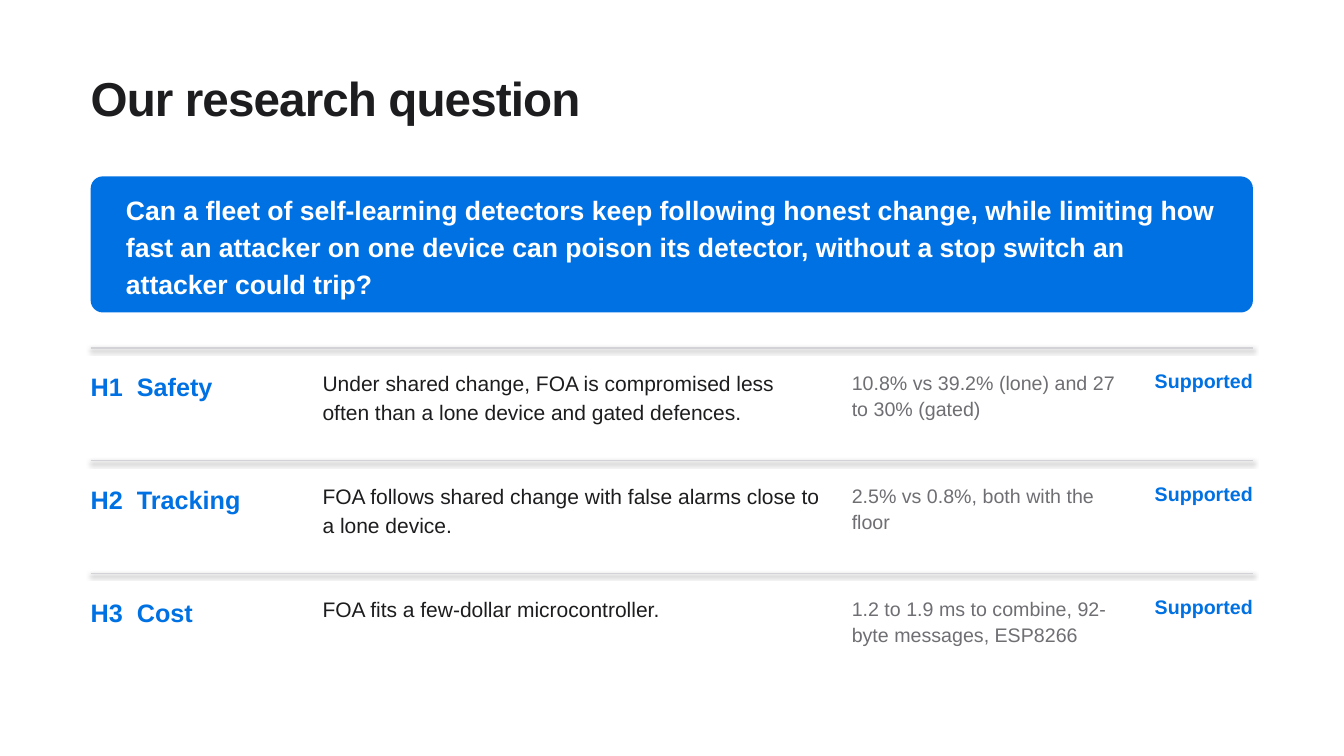
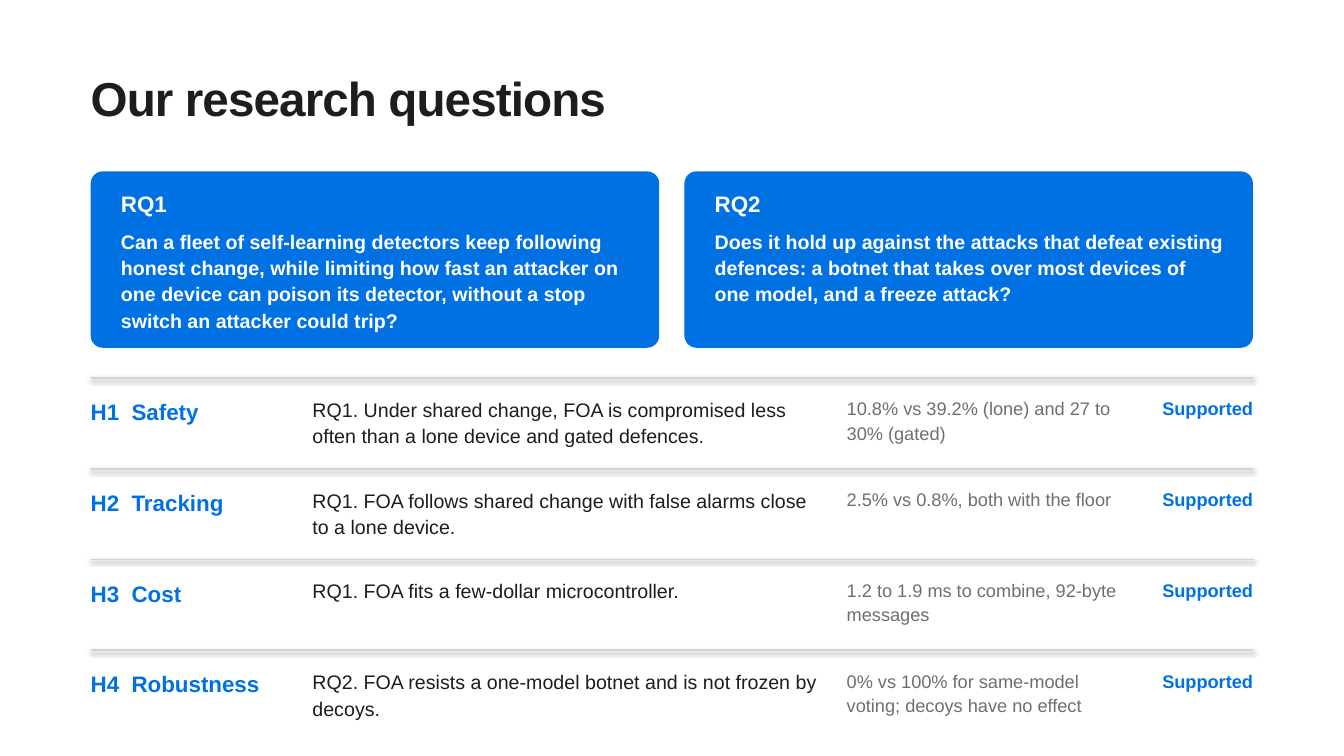
Before and after one commit to IOT-snu/brainstorming, a slide deck: slide 20 of G04_FOA_Final.pptx. Drawn at 1344x756 pixels with LibreOffice and Linux fonts; fonts in the diff are those of the drawing. Boxes give left, top, right and bottom in pixels: in the first picture for what was removed or moved away, otherwise in the second. Text is boxed around its words. In the diff, an @@ line names an element or a change of style, - is before the commit and + after.

Commit message:
Add a second research question and hypothesis H4

```diff
--- a/G04_FOA_Final.pptx
+++ b/G04_FOA_Final.pptx
@@ text at (91, 81, 605, 126): text changed @@
-Our research question
+Our research questions
@@ rounded rectangle: place and size @@
-rounded rectangle at (91, 176, 1253, 313)
+rounded rectangle at (91, 171, 659, 348)
@@ rounded rectangle at (91, 171, 659, 348): proportions changed @@
@@ rounded rectangle added at (685, 171, 1253, 348), fill #0071E3 @@
@@ text added at (121, 196, 167, 217), 16 pt, text #FFFFFF, bold @@
+RQ1
@@ text added at (715, 196, 761, 217), 16 pt, text #FFFFFF, bold @@
+RQ2
@@ text "Can a fleet of self-learning ...": place and size @@
-text "Can a fleet of self-learning ..." at (126, 200, 1214, 299)
+text "Can a fleet of self-learning ..." at (121, 234, 618, 332)
@@ text "Can a fleet of self-learning ..." at (121, 234, 618, 332): size 19 to 14 pt; line spacing 1.15 to 1.12; vertical alignment middle to top @@
@@ text added at (715, 234, 1222, 304), 14 pt, text #FFFFFF, bold @@
+Does it hold up against the attacks that defeat existing defences: a botnet that takes over most devices of one model, and a freeze attack?
@@ line moved from (91, 348) - (1253, 348) to (91, 378) - (1253, 378) @@
@@ size 18 to 16 pt in 3 elements at (91, 494, 224, 516), (91, 586, 182, 603), (91, 403, 199, 425) @@
@@ text "H1 Safety": place and size @@
-text "H1 Safety" at (91, 377, 213, 402)
+text "H1 Safety" at (91, 403, 199, 425)
@@ text at (312, 402, 786, 447): text changed; size 15 to 14 pt @@
-Under shared change, FOA is compromised less often than a lone device and gated defences.
+RQ1. Under shared change, FOA is compromised less often than a lone device and gated defences.
@@ text "10.8% vs 39.2% (lone) and ...": place and size @@
-text "10.8% vs 39.2% (lone) and ..." at (852, 376, 1115, 420)
+text "10.8% vs 39.2% (lone) and ..." at (847, 402, 1110, 444)
@@ size 14 to 13 pt in 5 elements at (1162, 492, 1253, 510), (847, 493, 1111, 508), (1162, 583, 1253, 601), (847, 402, 1110, 444), (1162, 401, 1253, 419) @@
@@ text "Supported": place and size @@
-text "Supported" at (1155, 373, 1253, 392)
+text "Supported" at (1162, 401, 1253, 419)
@@ line moved from (91, 461) - (1253, 461) to (91, 469) - (1253, 469) @@
@@ text at (312, 493, 807, 535): text changed; size 15 to 14 pt @@
-FOA follows shared change with false alarms close to a lone device.
+RQ1. FOA follows shared change with false alarms close to a lone device.
@@ text "Supported": place and size @@
-text "Supported" at (1155, 486, 1253, 505)
+text "Supported" at (1162, 492, 1253, 510)
@@ line moved from (91, 574) - (1253, 574) to (91, 560) - (1253, 560) @@
@@ text "H3 Cost": place and size @@
-text "H3 Cost" at (91, 604, 193, 623)
+text "H3 Cost" at (91, 586, 182, 603)
@@ text at (312, 583, 679, 602): text changed; size 15 to 14 pt @@
-FOA fits a few-dollar microcontroller.
+RQ1. FOA fits a few-dollar microcontroller.
@@ text at (847, 584, 1117, 625): text changed; size 14 to 13 pt @@
-1.2 to 1.9 ms to combine, 92-byte messages, ESP8266
+1.2 to 1.9 ms to combine, 92-byte messages
@@ text "Supported": place and size @@
-text "Supported" at (1155, 599, 1253, 618)
+text "Supported" at (1162, 583, 1253, 601)
@@ line added from (91, 650) to (1253, 650), #D2D2D7 1.25 pt @@
@@ text added at (91, 675, 260, 693), 16 pt, text #0071E3, bold @@
+H4 Robustness
@@ text added at (312, 674, 817, 720), 14 pt, text #1D1D1F @@
+RQ2. FOA resists a one-model botnet and is not frozen by decoys.
@@ text added at (847, 675, 1082, 716), 13 pt, text #6E6E73 @@
+0% vs 100% for same-model voting; decoys have no effect
@@ text added at (1162, 674, 1253, 692), 13 pt, text #0071E3, bold @@
+Supported
```
Also in this commit, not shown: 2 other files.
